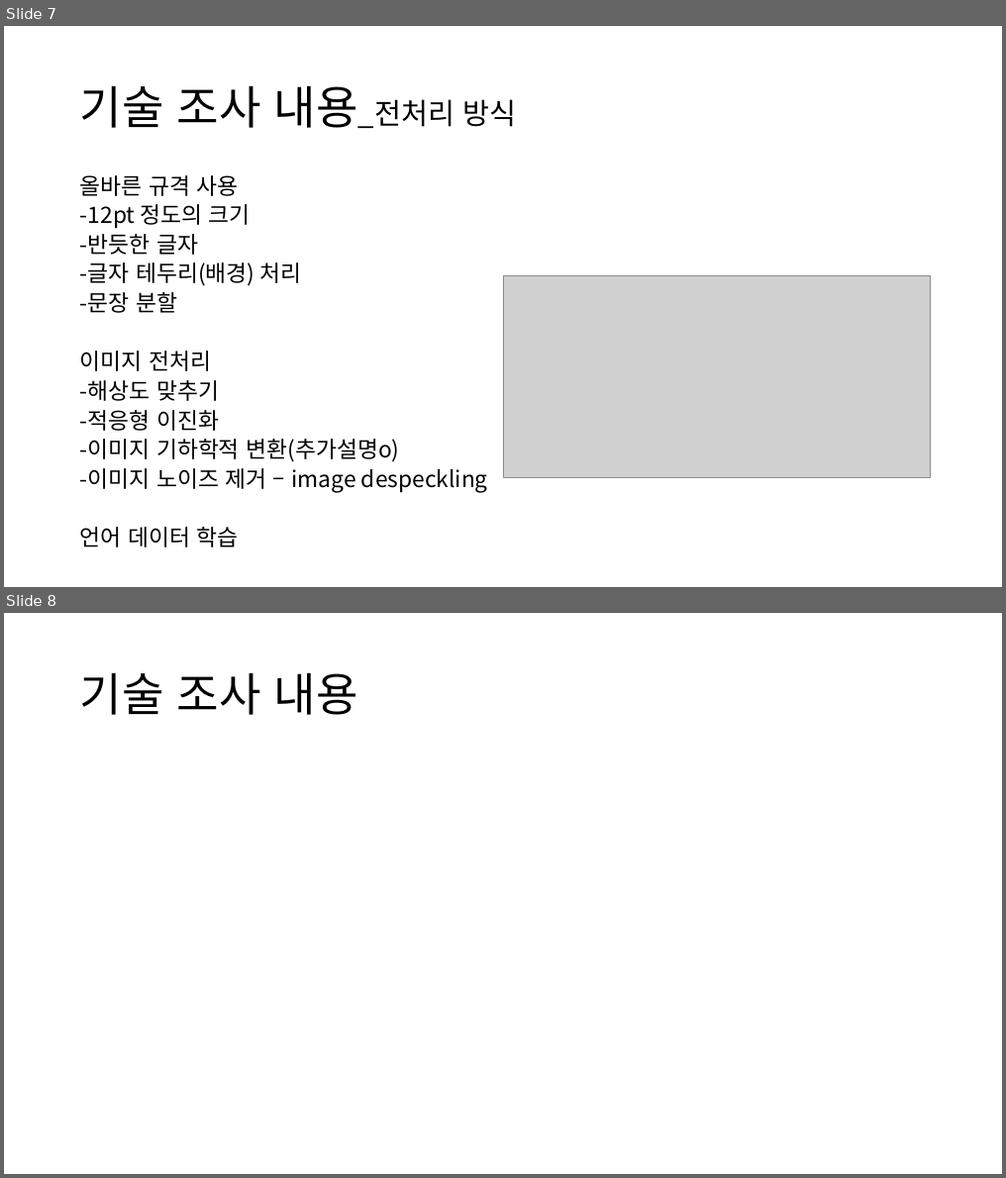
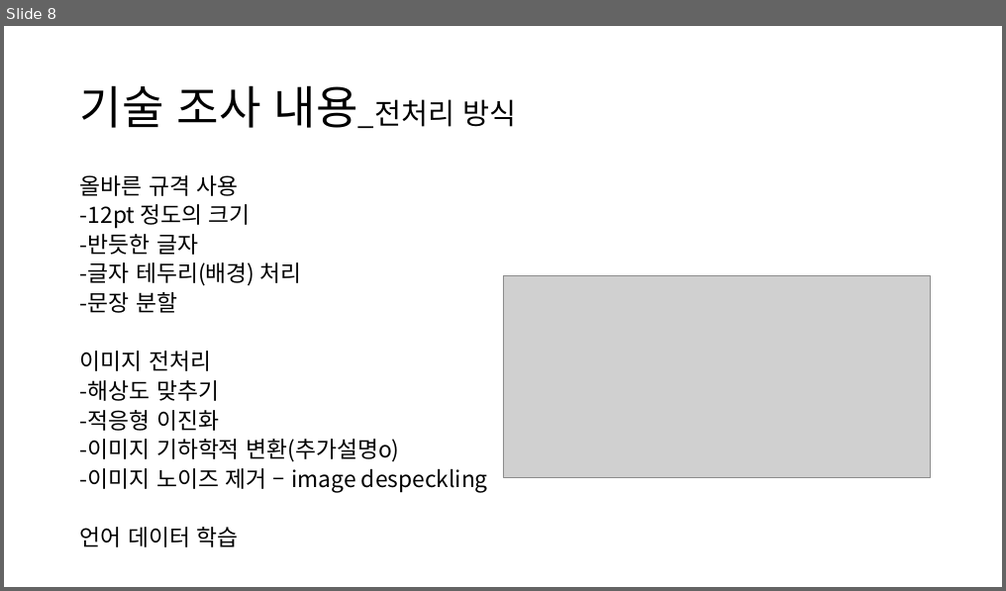
Before and after one commit to LumiereKANG/SW_development, a slide deck: ETC/프로젝트 제안서 7조.pptx. Shown one above the other, each under a label of ours: slides 7 and 8 before the commit, slide 8 after it. The pictures are 1006x1178 and 1006x591 pixels, drawn with LibreOffice and Linux fonts; fonts in the diff are those of the drawing; grey boxes stand for pictures. Boxes give left, top, right and bottom in pixels: in the first picture for what was removed or moved away, otherwise in the second. Text is boxed around its words. In the diff, an @@ line names an element or a change of style, - is before the commit and + after.

```diff
--- a/ETC/프로젝트 제안서 7조.pptx
+++ b/ETC/프로젝트 제안서 7조.pptx
@@ slide 8 removed at box(4, 613, 1002, 1174), background #FFFFFF @@
@@ title removed at box(80, 672, 358, 715) @@
-기술 조사 내용
@@ what was slide 7 is now slide 8 @@
```
Also in this commit, not shown: 5 slides changed, 2 slides added, 2 other slides removed, 1 other file.
